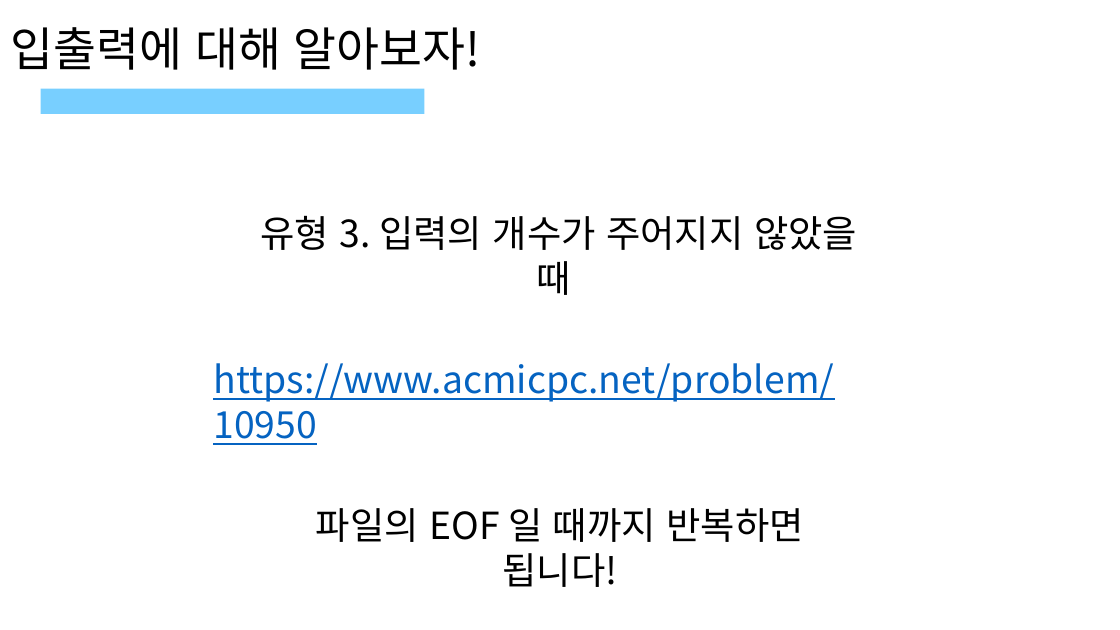
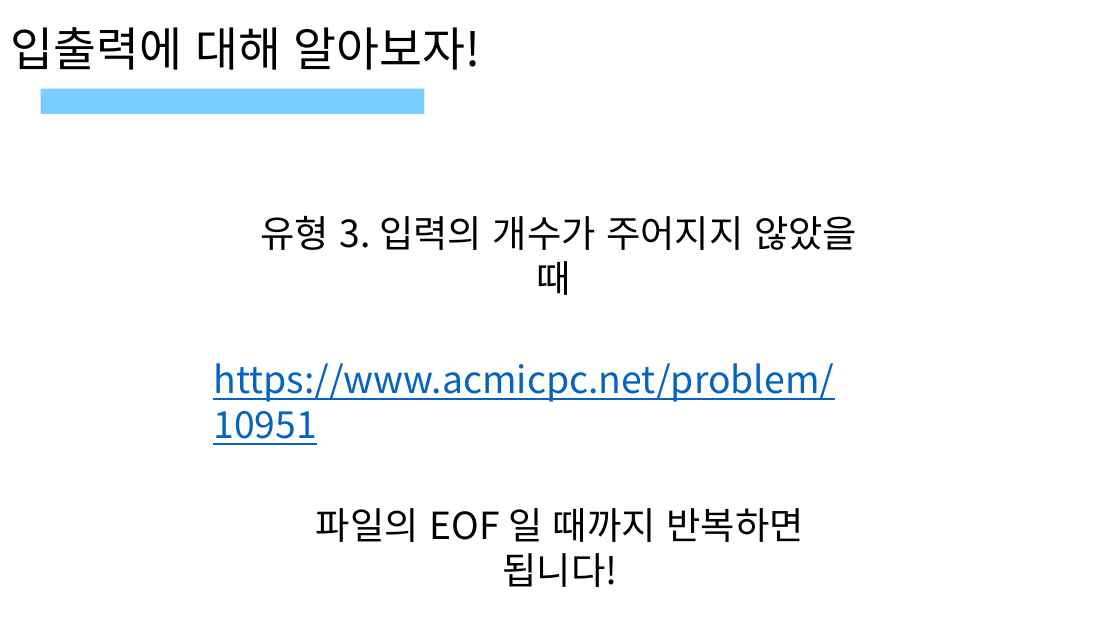
Before and after one commit to Dcom-KHU/2019-Algorithm-Study, a slide deck: slide 26 of Lecture Note/Lecture 01/Lecture 01.pptx. Drawn at 1120x630 pixels with LibreOffice and Linux fonts; fonts in the diff are those of the drawing. Boxes give left, top, right and bottom in pixels: in the first picture for what was removed or moved away, otherwise in the second. Text is boxed around its words. In the diff, an @@ line names an element or a change of style, - is before the commit and + after.

Commit message:
Update Lecture 02

```diff
--- a/Lecture Note/Lecture 01/Lecture 01.pptx
+++ b/Lecture Note/Lecture 01/Lecture 01.pptx
@@ text at [213, 363, 834, 445]: text changed @@
-https://www.acmicpc.net/problem/10950
+https://www.acmicpc.net/problem/10951
```
Also in this commit, not shown: 3 other files.
